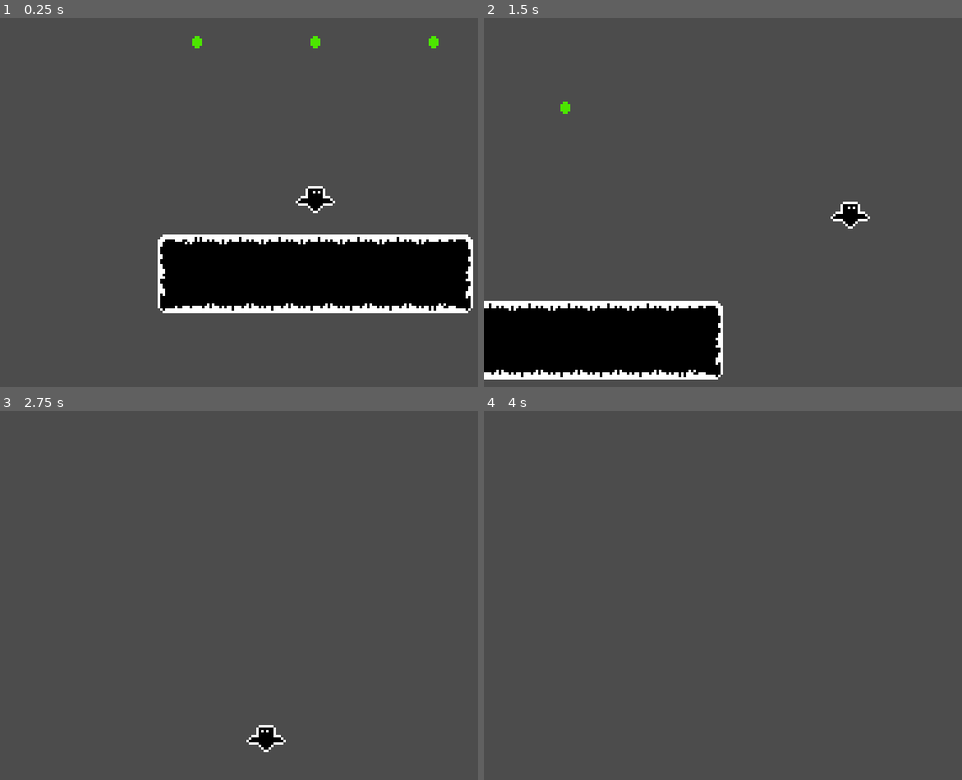
Above: before the commit, frames 1-4 (two rows, left to right).
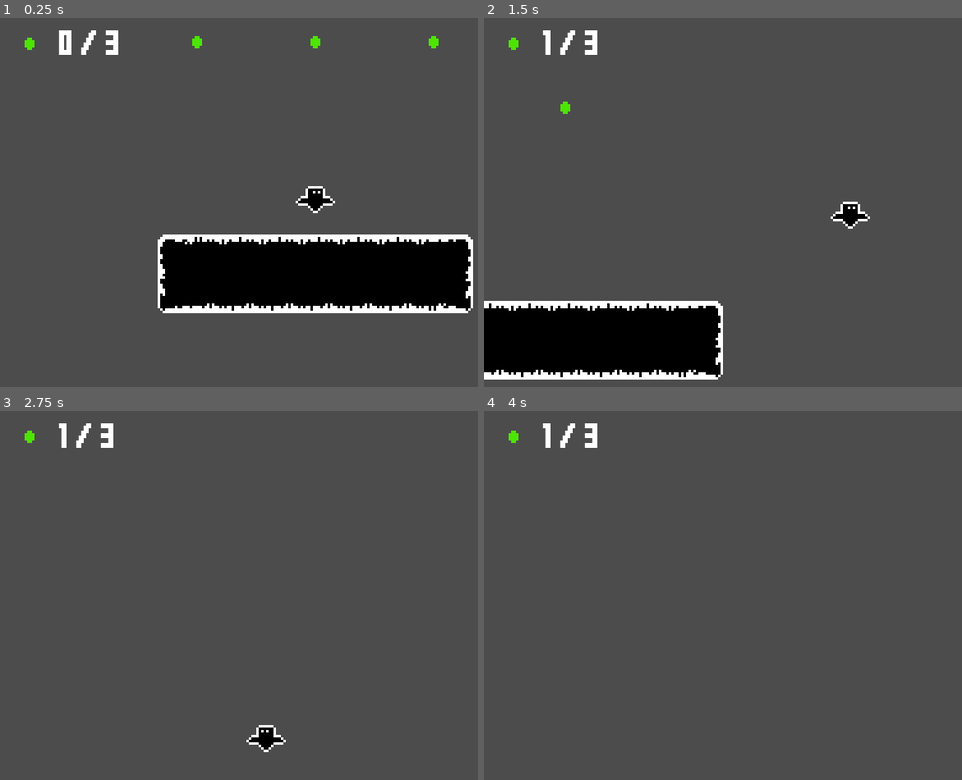
Above: after the commit, the same moments.

Repository: kylehorton33/1bit-platformer
Game: Godot game, scene res://src/Levels/BaseLevel.tscn
Same seed, same stepped clock (60 frames per second), same inputs: the game is played once before the commit and once after it. This scene is started directly instead of the project's main scene.
Inputs:
- Up to frame 1 (0.25 s): no input
- Up to frame 2 (1.5 s): hold Space (start) 0.53-1.28 s; hold Right (ui_right) from 0.53 s (still down); tap Up (jump) at 0.77 s; tap Space (start) at 1.35 s
- Up to frame 3 (2.75 s): tap Up (jump) at 1.52 s; release Right (ui_right) at 2.03 s; hold Left (ui_left) from 2.03 s (still down); hold Space (start) from 2.03 s (still down)
- Up to frame 4 (4 s): release Left (ui_left) at 2.78 s; release Space (start) at 2.78 s; hold Right (ui_right) from 2.78 s (still down); tap Space (start) at 2.85 s; tap Up (jump) at 3.02, 3.77 s; tap Enter at 3.5 s; hold Space (start) from 3.53 s (still down)

The runs differ from the first frame. In frame 1, 0.5% of the frame differs, in the area x 5-25%, y 3-10%; in frame 2, 0.4%; in frame 3, 0.4%; in frame 4, 0.4%.

Commit message:
level manager :beers:

Diff:
--- /dev/null
+++ b/src/Levels/BaseLevel.gd
@@ -0,0 +1,21 @@
+extends Node2D
+
+onready var ui = $CanvasLayer/GameUI
+
+var n_collectibles = 0
+var n_collected = 0
+
+signal collected_all
+
+func _ready():
+	var collectibles = get_tree().get_nodes_in_group("collectibles")
+	n_collectibles = collectibles.size()
+	ui.total_collectibles = n_collectibles
+	for collectible in collectibles:
+		collectible.connect("collected", self, "on_collected")
+
+func on_collected():
+	n_collected += 1
+	ui.collected = n_collected
+	if (n_collected >= n_collectibles):
+		emit_signal("collected_all")
--- a/src/Levels/BaseLevel.tscn
+++ b/src/Levels/BaseLevel.tscn
@@ -1,10 +1,13 @@
-[gd_scene load_steps=4 format=2]
+[gd_scene load_steps=6 format=2]
 
 [ext_resource path="res://src/Collectible/Collectible.tscn" type="PackedScene" id=1]
 [ext_resource path="res://src/Terrain/Terrain.tscn" type="PackedScene" id=2]
 [ext_resource path="res://src/Player/Player.tscn" type="PackedScene" id=3]
+[ext_resource path="res://src/UI/GameUI.tscn" type="PackedScene" id=4]
+[ext_resource path="res://src/Levels/BaseLevel.gd" type="Script" id=5]
 
 [node name="BaseLevel" type="Node2D"]
+script = ExtResource( 5 )
 
 [node name="GameCamera" type="Camera2D" parent="."]
 current = true
@@ -28,3 +31,7 @@
 
 [node name="3" parent="Collectibles" instance=ExtResource( 1 )]
 position = Vector2( 48, -48 )
+
+[node name="CanvasLayer" type="CanvasLayer" parent="."]
+
+[node name="GameUI" parent="CanvasLayer" instance=ExtResource( 4 )]
--- /dev/null
+++ b/src/Levels/LevelManager.gd
@@ -0,0 +1,28 @@
+extends Node
+
+export(Array, PackedScene) var levels
+
+var id = 0 setget change_level
+var level
+
+const GameUI = preload("res://src/UI/GameUI.tscn")
+
+signal level_won
+
+func start():
+	level = levels[id].instance()
+	add_child(level)
+	level.connect("collected_all", self, "on_win")
+
+func change_level(value):
+	id = value
+	remove_child(level)
+
+func on_win():
+	if id + 1 < levels.size():
+		emit_signal("level_won")
+	else:
+		print("final win state")
+
+func is_playing():
+	return get_children().size()
--- /dev/null
+++ b/src/Levels/LevelManager.tscn
@@ -0,0 +1,9 @@
+[gd_scene load_steps=4 format=2]
+
+[ext_resource path="res://src/Levels/LevelManager.gd" type="Script" id=1]
+[ext_resource path="res://src/Levels/Level_01.tscn" type="PackedScene" id=2]
+[ext_resource path="res://src/Levels/Level_02.tscn" type="PackedScene" id=3]
+
+[node name="LevelManager" type="Node"]
+script = ExtResource( 1 )
+levels = [ ExtResource( 2 ), ExtResource( 3 ) ]
--- /dev/null
+++ b/src/Levels/Level_02.tscn
@@ -0,0 +1,5 @@
+[gd_scene load_steps=2 format=2]
+
+[ext_resource path="res://src/Levels/BaseLevel.tscn" type="PackedScene" id=1]
+
+[node name="Level_02" instance=ExtResource( 1 )]
--- a/src/Main.gd
+++ b/src/Main.gd
@@ -1,23 +1,21 @@
 extends Node
 
-const GameWorld = preload("res://src/Levels/Level_01.tscn")
 const FullScreenMessage = preload("res://src/UI/FullScreenMessage.tscn")
-const GameUI = preload("res://src/UI/GameUI.tscn")
 
 onready var ui = $UI
 onready var background_music = $BackgroundMusic
-
-var world = null
+onready var level_manager = $LevelManager
 
 func _ready():
 	VisualServer.set_default_clear_color(Color(0,0,0))
 	welcome_message()
 	background_music.play()
+	level_manager.connect("level_won", self, "on_win")
 
 func _input(event):
 	if event.is_action_pressed("quit"):
 		get_tree().quit()
-	if !world && event.is_action_pressed("start"):
+	if !level_manager.is_playing() && event.is_action_pressed("start"):
 		start_game()
 
 func welcome_message():
@@ -27,31 +25,15 @@
 
 func start_game():
 	delete_children(ui)
-	create_world()
-	start_game_ui()
+	level_manager.start()
 
-func create_world():
-	world = GameWorld.instance()
-	get_tree().current_scene.add_child(world)
-	get_tree().current_scene.move_child(world, 0)
-
-func start_game_ui():
-	var game_ui = GameUI.instance()
-	ui.add_child(game_ui)
-	var collectibles = get_tree().get_nodes_in_group("collectibles")
-	game_ui.total_collectibles = collectibles.size()
-	game_ui.connect("collected_all", self, "on_win")
-	for collectible in collectibles:
-		collectible.connect("collected", game_ui, "on_collected")
 
 func delete_children(node):
 	for n in node.get_children():
 		n.queue_free()
 
 func on_win():
-	get_tree().current_scene.remove_child(world)
-	world = null
-	delete_children(ui)
+	level_manager.id += 1
 	win_message()
 
 func win_message():
--- a/src/Main.tscn
+++ b/src/Main.tscn
@@ -1,8 +1,9 @@
-[gd_scene load_steps=4 format=2]
+[gd_scene load_steps=5 format=2]
 
 [ext_resource path="res://src/UI/FullScreenMessage.tscn" type="PackedScene" id=1]
 [ext_resource path="res://src/Main.gd" type="Script" id=2]
 [ext_resource path="res://src/spooky_enchantment.mp3" type="AudioStream" id=3]
+[ext_resource path="res://src/Levels/LevelManager.tscn" type="PackedScene" id=4]
 
 [node name="Main" type="Node"]
 script = ExtResource( 2 )
@@ -14,3 +15,5 @@
 [node name="BackgroundMusic" type="AudioStreamPlayer" parent="."]
 stream = ExtResource( 3 )
 volume_db = -8.0
+
+[node name="LevelManager" parent="." instance=ExtResource( 4 )]
--- a/src/UI/FullScreenMessage.gd
+++ b/src/UI/FullScreenMessage.gd
@@ -3,9 +3,9 @@
 onready var label = $VBoxContainer/Label
 onready var player = $AudioStreamPlayer
 
-var text = "default" setget udpate_text
+var text = "default" setget update_text
 
-func udpate_text(value):
+func update_text(value):
 	text = value
 	label.text = text
 
--- a/src/UI/GameUI.gd
+++ b/src/UI/GameUI.gd
@@ -4,8 +4,6 @@
 
 var collected = 0 setget update_collected
 var total_collectibles = 1 setget update_total_collectibles
-
-signal collected_all
 
 func update_total_collectibles(value):
 	total_collectibles = value
@@ -15,10 +13,5 @@
 	collected = value
 	update_label()
 
-func on_collected():
-	self.collected += 1
-
 func update_label():
 	label.text = str(collected) + " / " + str(total_collectibles)
-	if (collected >= total_collectibles):
-		emit_signal("collected_all")
--- a/src/UI/GameUI.tscn
+++ b/src/UI/GameUI.tscn
@@ -22,6 +22,6 @@
 [node name="Label" type="Label" parent="HBoxContainer"]
 margin_left = 20.0
 margin_top = 2.0
-margin_right = 45.0
+margin_right = 47.0
 margin_bottom = 13.0
-text = "0 / 3"
+text = "? / ?"
